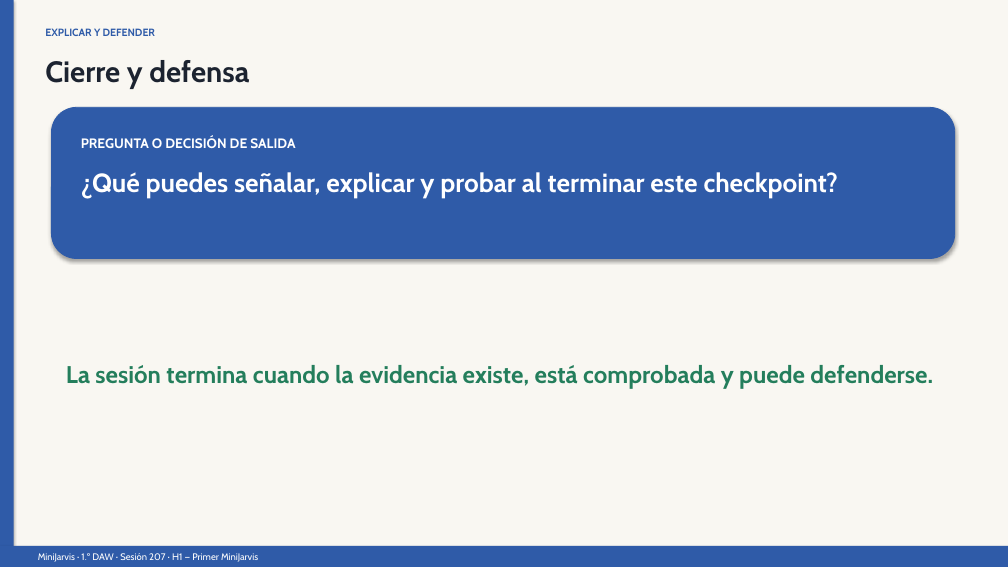
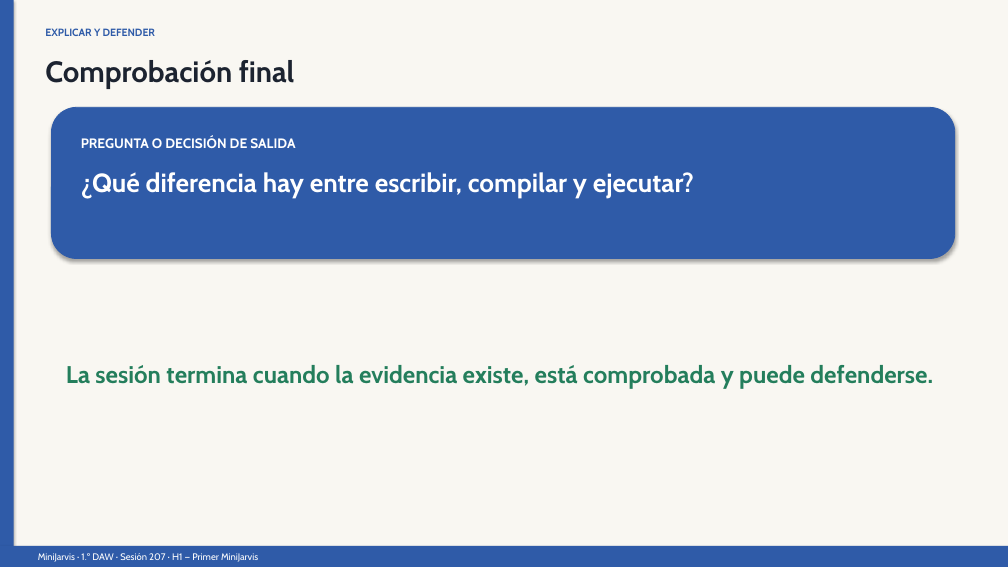
Before and after one commit to llombardero/curso-26-27, a slide deck: slide 8 of 02-PROFESORADO/03-PRESENTACIONES/POR-SESION/h1/S207-entorno-de-trabajo-intellij-proyecto-y-ejecucion-presentacion.pptx (slide 9 before the commit). Drawn at 1008x567 pixels with LibreOffice and Linux fonts; fonts in the diff are those of the drawing. Boxes give left, top, right and bottom in pixels: in the first picture for what was removed or moved away, otherwise in the second. Text is boxed around its words. In the diff, an @@ line names an element or a change of style, - is before the commit and + after.

Commit message:
Guión y Entregables H1

```diff
--- a/02-PROFESORADO/03-PRESENTACIONES/POR-SESION/h1/S207-entorno-de-trabajo-intellij-proyecto-y-ejecucion-presentacion.pptx
+++ b/02-PROFESORADO/03-PRESENTACIONES/POR-SESION/h1/S207-entorno-de-trabajo-intellij-proyecto-y-ejecucion-presentacion.pptx
@@ text at [45, 60, 295, 89]: text changed @@
-Cierre y defensa
+Comprobación final
@@ text at [81, 172, 694, 198]: text changed @@
-¿Qué puedes señalar, explicar y probar al terminar este checkpoint?
+¿Qué diferencia hay entre escribir, compilar y ejecutar?
```
Also in this commit, not shown: 3 other slides changed, 5 slides added, 5 slides removed, 41 other files.
